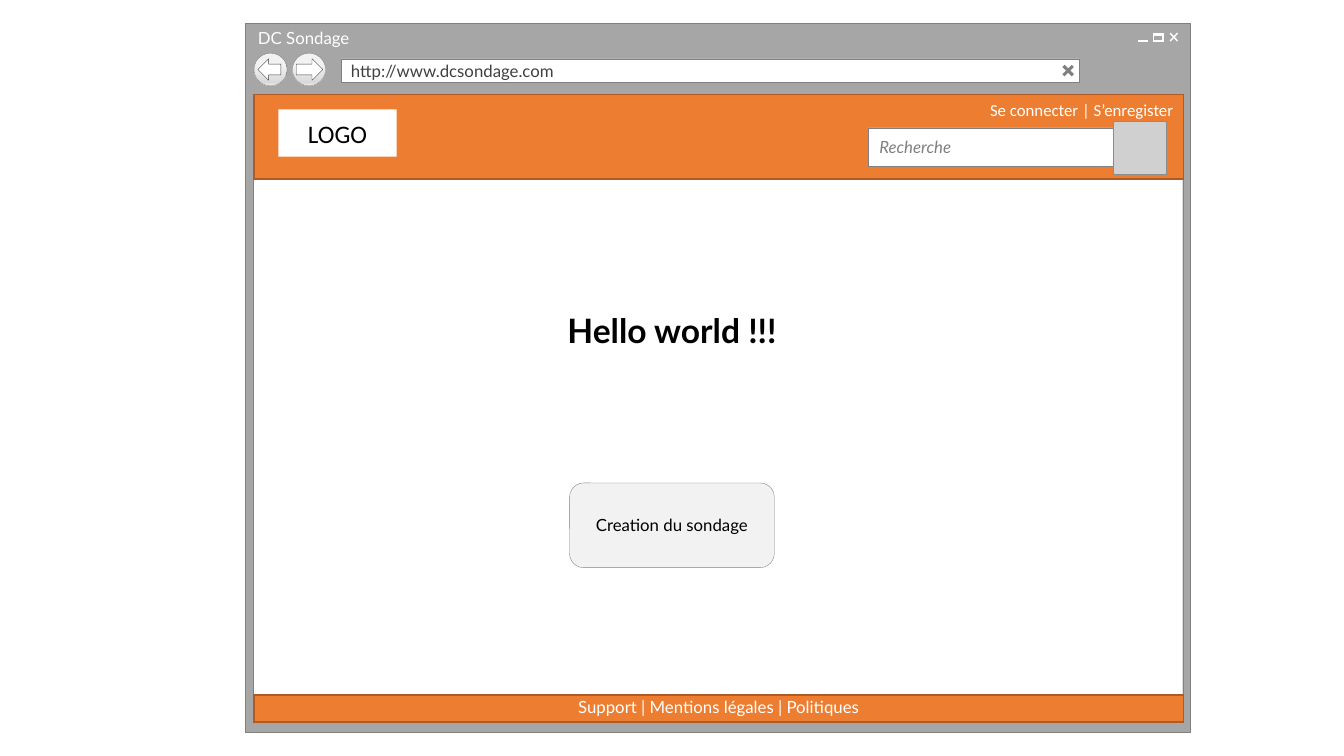
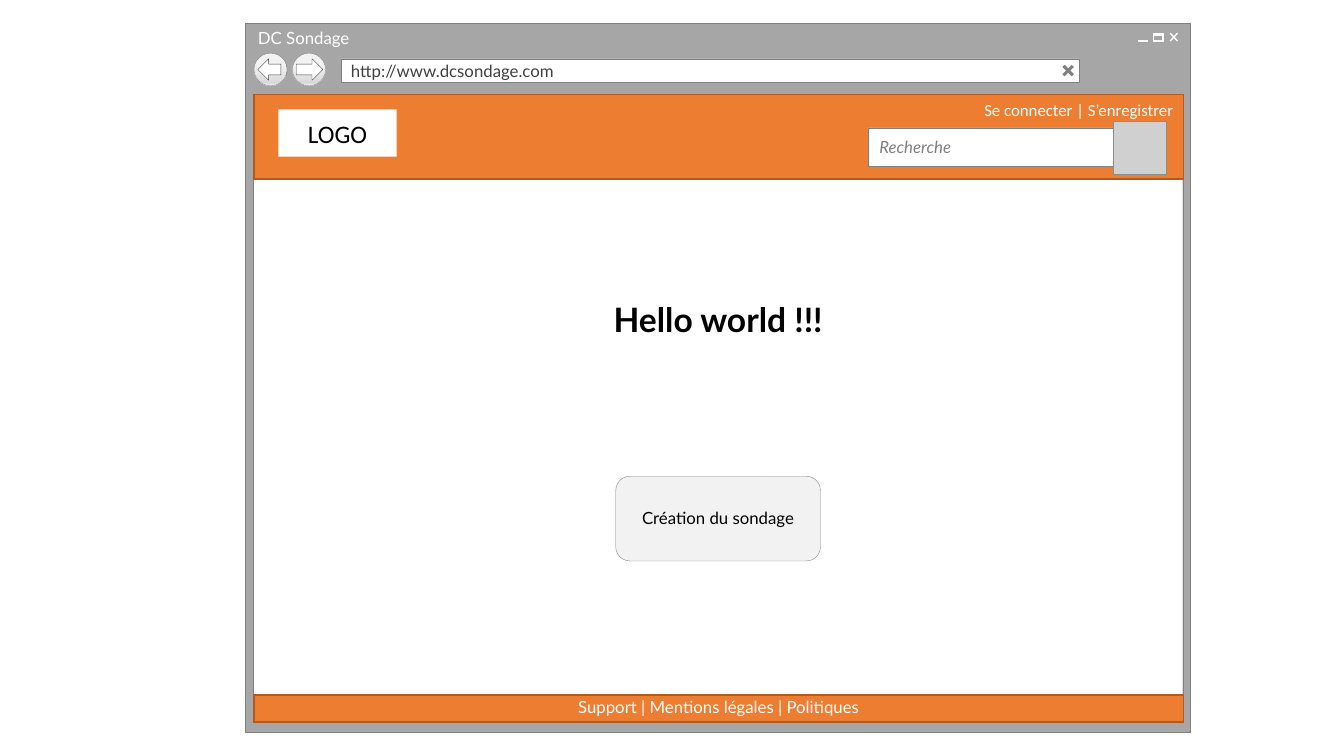
Before and after one commit to cedricbannelier/Projet1, a slide deck: slide 1 of maquetteWeb/maquetteProposition.pptx. Drawn at 1344x756 pixels with LibreOffice and Linux fonts; fonts in the diff are those of the drawing; grey boxes stand for pictures; background and template pictures are left out. Boxes give left, top, right and bottom in pixels: in the first picture for what was removed or moved away, otherwise in the second. Text is boxed around its words. In the diff, an @@ line names an element or a change of style, - is before the commit and + after.

```diff
--- a/maquetteWeb/maquetteProposition.pptx
+++ b/maquetteWeb/maquetteProposition.pptx
@@ text in rectangle at [984, 104, 1173, 119]: text changed @@
-Se connecter | S’enregister
+Se connecter | S’enregistrer
@@ text "Hello world !!!": place and size @@
-text "Hello world !!!" at [567, 318, 740, 344]
+text "Hello world !!!" at [614, 307, 786, 333]
@@ rounded rectangle "Création du sondage": place and size @@
-rounded rectangle "Création du sondage" at [570, 483, 774, 568]
+rounded rectangle "Création du sondage" at [616, 477, 821, 562]
@@ text in rounded rectangle at [642, 511, 794, 527]: text changed @@
-Creation du sondage
+Création du sondage
```
Also in this commit, not shown: 27 other slides changed, 6 other files.
